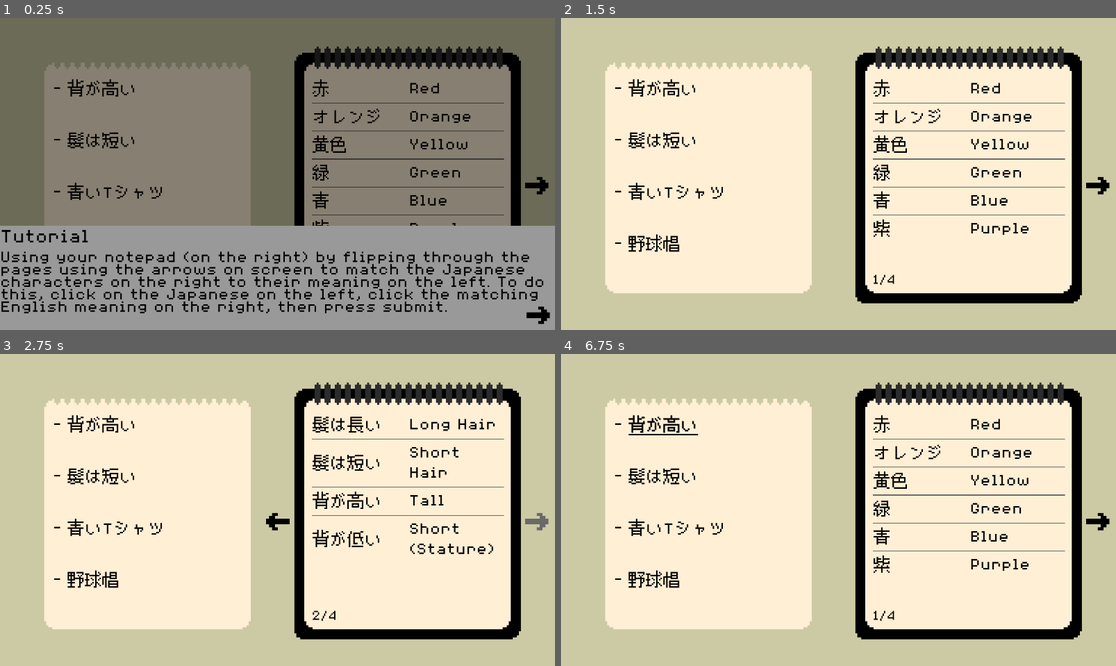
Above: before the commit, frames 1-4 (two rows, left to right).
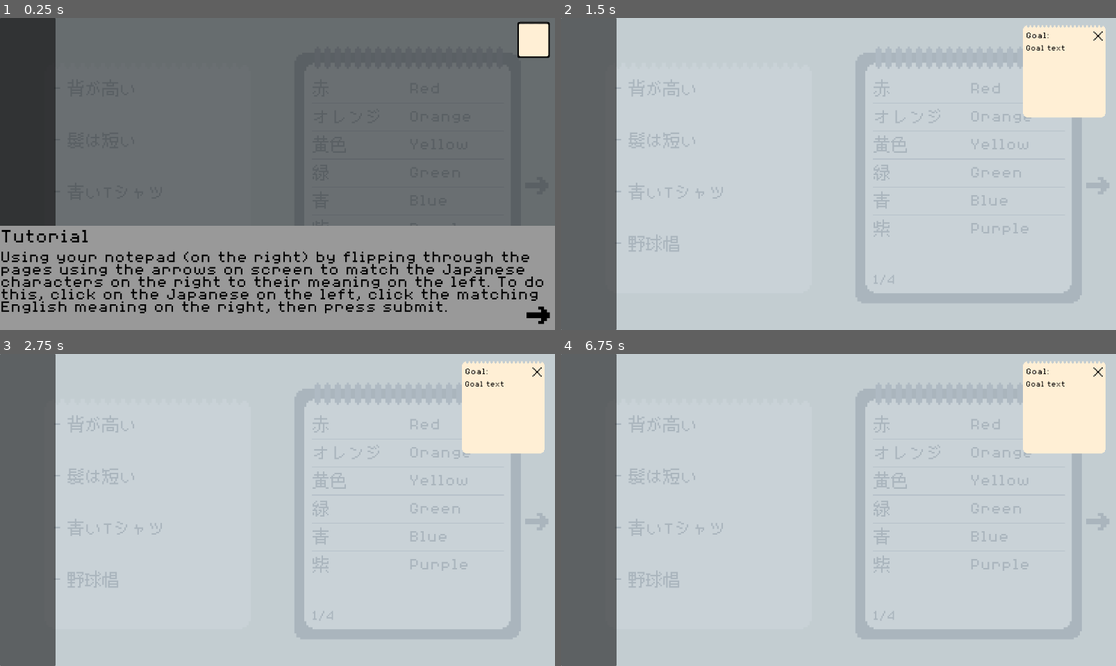
Above: after the commit, the same moments.

Repository: emkartch/Capstone_Bottoh
Game: Godot game, scene res://main.tscn
Two runs of this game, one before a commit and one after it. Both use one fixed random seed, a clock stepped at 60 frames per second and the inputs below.
Inputs (mouse positions are in pixels of both pictures, inside the frame that each line leads up to):
- Up to frame 1 (0.25 s): no input
- Up to frame 2 (1.5 s): click (1093, 39) at 0.52 s; click (1099, 314) at 1.25 s
- Up to frame 3 (2.75 s): click (538, 522) at 2 s
- Up to frame 4 (6.75 s): click (838, 522) at 2.77 s; click (1099, 522) at 3.5 s; click (838, 522) at 4.27 s; click (1099, 522) at 5 s; click (838, 522) at 5.77 s; tap Enter at 6.5 s; move the mouse to (660, 425) at 6.52 s; click (660, 425) at 6.6 s

The runs differ from the first frame. In frame 1, 48% of the frame differs, in the area x 0-100%, y 0-67%; in frame 2, 99%; in frame 3, 99%, in the area x 0-100%, y 0-100%; in frame 4, 99%.

Commit message:
Added goal button
Added a goal button to the HUD to allow the player to look at their current goal.

Diff:
--- a/没頭-(bottō)/hud/dialog.gd
+++ b/没頭-(bottō)/hud/dialog.gd
@@ -5,7 +5,7 @@
 @onready var main = get_node("/root/Main")
 @onready var _speaker = $VBoxContainer/Speaker
 @onready var _dialogue = $VBoxContainer/Dialogue
-@onready var _continue = $Box/Continue
+#@onready var _continue = $Box/Continue
 @onready var background = $"../GreyOut"
 
 func display_line(pause: bool, line: String, speaker : String = ""):
--- a/没頭-(bottō)/hud/hud.gd
+++ b/没頭-(bottō)/hud/hud.gd
@@ -3,12 +3,21 @@
 @onready var main = get_node("/root/Main")
 @onready var dialog = $Dialog
 
+@onready var goal_button = $Goal/GoalButton
+@onready var goal_open = $Goal/GoalOpen
+
 func show_start():
-	#$StartEndPuzzleText.show()
 	dialog.display_line(true,"Using your notepad (on the right) by flipping through the pages using the arrows on screen t …(202 unchanged characters)…
-
-func _on_button_pressed() -> void:
-	$StartEndPuzzleText.hide()
 
 func show_end():
 	dialog.display_line("You did it!","Tutorial")
+
+func _on_goal_button_pressed() -> void:
+
+	goal_button.visible = false
+	goal_open.visible = true
+
+func _on_exit_goal_button_pressed() -> void:
+
+	goal_open.visible = false
+	goal_button.visible = true
--- a/没頭-(bottō)/hud/hud.tscn
+++ b/没頭-(bottō)/hud/hud.tscn
@@ -5,9 +5,10 @@
 [ext_resource type="Script" uid="uid://dadl2ct6iu51b" path="res://hud/dialog.gd" id="3_svhta"]
 [ext_resource type="Texture2D" uid="uid://cbnhlqlr5fpw0" path="res://assets/Arrow.png" id="3_w8tcp"]
 [ext_resource type="Texture2D" uid="uid://cev8nqun6fo3" path="res://assets/GreyArrow.png" id="4_svhta"]
-
-[sub_resource type="StyleBoxFlat" id="StyleBoxFlat_318vg"]
-bg_color = Color(0.92535293, 0.9253528, 0.9253529, 1)
+[ext_resource type="Texture2D" uid="uid://clrmiad5dkevj" path="res://assets/NotePage.png" id="6_fjv1a"]
+[ext_resource type="Texture2D" uid="uid://ctyshvhmatwnm" path="res://assets/NotePadIcon.png" id="7_0ivg5"]
+[ext_resource type="Texture2D" uid="uid://bthma8uk8dn3h" path="res://assets/X.png" id="7_qv4qp"]
+[ext_resource type="Texture2D" uid="uid://cc2vq3gm7y48" path="res://assets/GreyX.png" id="8_sh35x"]
 
 [node name="HUD" type="CanvasLayer" unique_id=179951230]
 process_mode = 3
@@ -77,112 +78,70 @@
 text = "Lorem ipsum dolor sit amet, consectetur adipiscing elit. Cras at libero et enim semper consectetur nec in quam. Morbi eu ante tortor. Integer scelerisque condimentum lorem, sed imperdiet nibh suscipit nec."
 fit_content = true
 
-[node name="StartEndPuzzleText" type="CanvasLayer" parent="." unique_id=939995534]
-visible = false
-
-[node name="Control" type="Control" parent="StartEndPuzzleText" unique_id=1850258969]
+[node name="Goal" type="Control" parent="." unique_id=1521384049]
 layout_mode = 3
-anchors_preset = 8
-anchor_left = 0.5
-anchor_top = 0.5
-anchor_right = 0.5
-anchor_bottom = 0.5
-offset_left = -20.0
-offset_top = -20.0
-offset_right = 20.0
-offset_bottom = 20.0
+anchors_preset = 15
+anchor_right = 1.0
+anchor_bottom = 1.0
 grow_horizontal = 2
 grow_vertical = 2
 mouse_filter = 2
 theme = ExtResource("2_2gk58")
 
-[node name="PanelContainer" type="PanelContainer" parent="StartEndPuzzleText/Control" unique_id=792033018]
+[node name="GoalOpen" type="TextureRect" parent="Goal" unique_id=1058062832]
+visible = false
 layout_mode = 1
-anchors_preset = 8
-anchor_left = 0.5
-anchor_top = 0.5
-anchor_right = 0.5
-anchor_bottom = 0.5
-offset_left = -500.0
-offset_top = -365.0
-offset_right = 500.0
-offset_bottom = 365.0
-grow_horizontal = 2
-grow_vertical = 2
-mouse_filter = 2
-theme_override_styles/panel = SubResource("StyleBoxFlat_318vg")
+anchors_preset = 1
+anchor_left = 1.0
+anchor_right = 1.0
+offset_left = -358.5
+offset_right = 537.5
+offset_bottom = 896.0
+grow_horizontal = 0
+scale = Vector2(0.4, 0.4)
+texture = ExtResource("6_fjv1a")
 
-[node name="VBoxContainer" type="VBoxContainer" parent="StartEndPuzzleText/Control/PanelContainer" unique_id=201416702]
-self_modulate = Color(0.17254902, 1, 1, 1)
+[node name="VBoxContainer" type="VBoxContainer" parent="Goal/GoalOpen" unique_id=726046158]
+layout_mode = 0
+offset_left = 115.0
+offset_top = 110.0
+offset_right = 785.0
+offset_bottom = 830.0
+
+[node name="Label" type="Label" parent="Goal/GoalOpen/VBoxContainer" unique_id=397293288]
 layout_mode = 2
-mouse_filter = 2
+theme_override_font_sizes/font_size = 80
+text = "Goal:"
 
-[node name="Label" type="Label" parent="StartEndPuzzleText/Control/PanelContainer/VBoxContainer" unique_id=1731753321]
-custom_minimum_size = Vector2(100, 0)
+[node name="GoalText" type="Label" parent="Goal/GoalOpen/VBoxContainer" unique_id=1516768583]
 layout_mode = 2
-theme_override_font_sizes/font_size = 60
-text = "Using your notepad (on the right) by flipping through the pages using the arrows on screen to match the Japanese characters on the right to their meaning on the left. To do this, click on the Japanese on the left, click the matching English meaning on the right, then press submit."
-autowrap_mode = 2
+text = "Goal text"
 
-[node name="Button" type="Button" parent="StartEndPuzzleText/Control/PanelContainer/VBoxContainer" unique_id=1581312613]
-layout_mode = 2
-text = "OK"
+[node name="ExitGoalButton" type="TextureButton" parent="Goal/GoalOpen" unique_id=1785703919]
+layout_mode = 1
+anchors_preset = -1
+anchor_left = 0.87
+anchor_top = 0.13
+anchor_right = 0.87
+anchor_bottom = 0.13
+offset_left = -80.0
+offset_bottom = 80.0
+grow_horizontal = 0
+texture_normal = ExtResource("7_qv4qp")
+texture_hover = ExtResource("8_sh35x")
 
-[node name="EndText" type="CanvasLayer" parent="." unique_id=1492261261]
-visible = false
-
-[node name="ColorRect" type="ColorRect" parent="EndText" unique_id=121955368]
-anchors_preset = 15
+[node name="GoalButton" type="TextureButton" parent="Goal" unique_id=1348998633]
+layout_mode = 1
+anchors_preset = 1
+anchor_left = 1.0
 anchor_right = 1.0
-anchor_bottom = 1.0
-grow_horizontal = 2
-grow_vertical = 2
-color = Color(0, 0, 0, 0.47058824)
-
-[node name="Control" type="Control" parent="EndText" unique_id=699802820]
-layout_mode = 3
-anchors_preset = 8
-anchor_left = 0.5
-anchor_top = 0.5
-anchor_right = 0.5
-anchor_bottom = 0.5
-offset_left = -20.0
-offset_top = -20.0
-offset_right = 20.0
-offset_bottom = 20.0
-grow_horizontal = 2
-grow_vertical = 2
-mouse_filter = 2
-theme = ExtResource("2_2gk58")
-
-[node name="PanelContainer" type="PanelContainer" parent="EndText/Control" unique_id=323686415]
-layout_mode = 1
-anchors_preset = 8
-anchor_left = 0.5
-anchor_top = 0.5
-anchor_right = 0.5
-anchor_bottom = 0.5
-offset_left = -250.0
-offset_top = -33.5
-offset_right = 250.0
-offset_bottom = 33.5
-grow_horizontal = 2
-grow_vertical = 2
-mouse_filter = 2
-theme_override_styles/panel = SubResource("StyleBoxFlat_318vg")
-
-[node name="VBoxContainer" type="VBoxContainer" parent="EndText/Control/PanelContainer" unique_id=1804401642]
-layout_mode = 2
-mouse_filter = 2
-
-[node name="Label" type="Label" parent="EndText/Control/PanelContainer/VBoxContainer" unique_id=990637736]
-custom_minimum_size = Vector2(100, 0)
-layout_mode = 2
-theme_override_font_sizes/font_size = 60
-text = "You did it!"
-horizontal_alignment = 1
-vertical_alignment = 1
-autowrap_mode = 2
+offset_left = -138.0
+offset_top = 10.0
+offset_right = -10.0
+offset_bottom = 138.0
+grow_horizontal = 0
+texture_normal = ExtResource("7_0ivg5")
 
 [connection signal="pressed" from="Dialog/Box/Continue" to="Dialog" method="_on_continue_pressed"]
-[connection signal="pressed" from="StartEndPuzzleText/Control/PanelContainer/VBoxContainer/Button" to="." method="_on_button_pressed"]
+[connection signal="pressed" from="Goal/GoalOpen/ExitGoalButton" to="." method="_on_exit_goal_button_pressed"]
+[connection signal="pressed" from="Goal/GoalButton" to="." method="_on_goal_button_pressed"]
--- /dev/null
+++ b/没頭-(bottō)/inventory.tscn
@@ -0,0 +1,29 @@
+[gd_scene format=3 uid="uid://c0jxwmx85e3fo"]
+
+[node name="Inventory" type="CanvasLayer" unique_id=1839383855]
+
+[node name="ColorRect" type="ColorRect" parent="." unique_id=1701825058]
+anchors_preset = 15
+anchor_right = 1.0
+anchor_bottom = 1.0
+grow_horizontal = 2
+grow_vertical = 2
+color = Color(0.7580443, 0.8065907, 0.8451966, 0.8784314)
+
+[node name="Control" type="Control" parent="." unique_id=778839136]
+layout_mode = 3
+anchors_preset = 15
+anchor_right = 1.0
+anchor_bottom = 1.0
+grow_horizontal = 2
+grow_vertical = 2
+
+[node name="PanelContainer" type="PanelContainer" parent="Control" unique_id=1447464380]
+layout_mode = 1
+anchors_preset = -1
+anchor_right = 0.1
+anchor_bottom = 1.0
+grow_vertical = 2
+
+[node name="VBoxContainer" type="VBoxContainer" parent="Control/PanelContainer" unique_id=144688352]
+layout_mode = 2
--- a/没頭-(bottō)/main.tscn
+++ b/没頭-(bottō)/main.tscn
@@ -2,9 +2,12 @@
 
 [ext_resource type="PackedScene" uid="uid://bwcp2gb1nvjbc" path="res://final_puzzle.tscn" id="1_0xm2m"]
 [ext_resource type="PackedScene" uid="uid://ce2yvk10bvhy5" path="res://hud/hud.tscn" id="1_ig7tw"]
+[ext_resource type="PackedScene" uid="uid://c0jxwmx85e3fo" path="res://inventory.tscn" id="2_h2yge"]
 
 [node name="Main" type="Node" unique_id=1584147130]
 
 [node name="FinalPuzzle" parent="." unique_id=3365082 instance=ExtResource("1_0xm2m")]
 
+[node name="Inventory" parent="." unique_id=1839383855 instance=ExtResource("2_h2yge")]
+
 [node name="HUD" parent="." unique_id=179951230 instance=ExtResource("1_ig7tw")]
Binary file added: 没頭-(bottō)/assets/GreyX.png
Not shown, added: 没頭-(bottō)/assets/GreyX.png.import
Binary file added: 没頭-(bottō)/assets/NotePadIcon.png
Not shown, added: 没頭-(bottō)/assets/NotePadIcon.png.import
Binary file added: 没頭-(bottō)/assets/X.png
Not shown, added: 没頭-(bottō)/assets/X.png.import
Not shown, added: Aseprite/UI:UX/GreyX.aseprite
Not shown, added: Aseprite/UI:UX/X.aseprite
